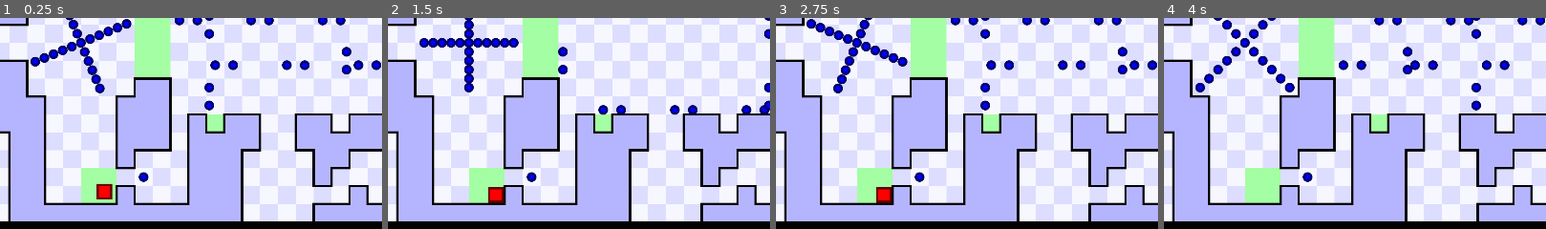
Above: before the commit, frames 1-4 (left to right).
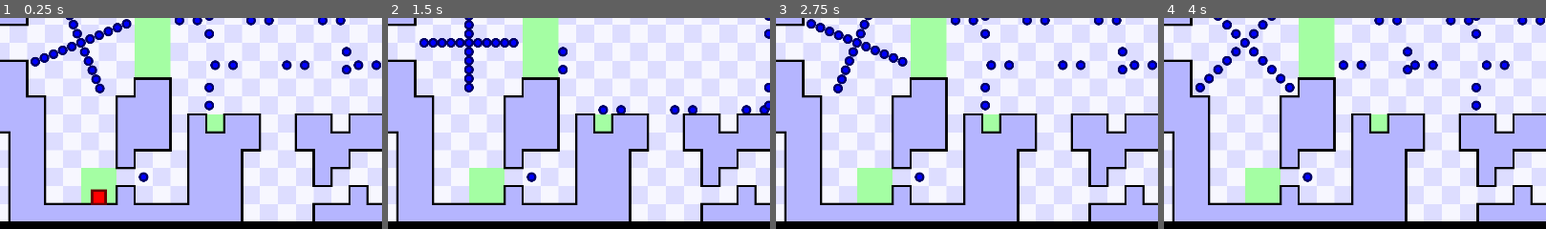
Above: after the commit, the same moments.

Repository: JustVictorGD/TWHG-Remake-Template
Game: Godot game, scene res://main.tscn
The game is run twice, just before and just after one commit, with the same random seed, the same clock (stepped at 60 frames per second) and the same inputs.
Inputs:
- Up to frame 1 (0.25 s): no input
- Up to frame 2 (1.5 s): hold D (right) 0.53-1.28 s; hold S (down) from 1.28 s (still down)
- Up to frame 3 (2.75 s): release S (down) at 2.03 s; hold D (right) from 2.03 s (still down)
- Up to frame 4 (4 s): release D (right) at 2.78 s; hold W (up) 2.78-3.53 s; hold A (left) from 3.53 s (still down)
The pictures show only the part of the screen within x 14-64%, y 44-94%; the shares and areas given below are measured in that part.

The runs differ from the first frame. In frame 1, 0.5% of the frame differs, in the area x 23-30%, y 78-89%; in frame 2, 0.3%; in frame 3, 0.3%; in frame 4, nothing differs.

Commit message:
Wall collision no longer AS buggy.

Diff:
--- a/scripts/autoloads/collider.gd
+++ b/scripts/autoloads/collider.gd
@@ -61,8 +61,18 @@
 
 
 # Larger functions.
-func push_out_of_walls(dynamic_rect: Rect2, given_walls: Array[Rect2]) -> Vector2:
-	var proposed_movement: Vector2 = Vector2.ZERO
+func push_out_of_walls(hitbox: Rect2, subpixels: Vector2i, given_walls: Array[Rect2]) -> Vector2:
+	var limit: Vector2i
+
+	var intersections: Array[Rect2]
+
+
+	return Vector2.ZERO
+
+
+
+func dont_use(dynamic_rect: Rect2, given_walls: Array[Rect2]) -> Vector2:
+	var proposed_movement: Vector2 = get_center(dynamic_rect)
 
 	var half_size: float = dynamic_rect.size.x / 2
 
--- a/scripts/player.gd
+++ b/scripts/player.gd
@@ -11,12 +11,12 @@
 	RANGE = 1000
 }
 
+# Movement
 var subpixels: Vector2i = Vector2i(subpixel.DEFAULT, subpixel.DEFAULT)
-var movement_direction: Vector2i = Vector2i.ZERO # Primarily used for corner sliding.
-var speed: int = 500 # Subpixels/s
-var internal_position: Vector2
 
-var velocity: Vector2i
+var speed: float = 1
+var movement_direction: Vector2 = Vector2.ZERO # Primarily used for corner sliding.
+var velocity: Vector2
 
 # Physics
 var hitbox: Rect2 = Rect2(position - PLAYER_SIZE / 2, PLAYER_SIZE)
@@ -39,7 +39,8 @@
 
 
 func _ready() -> void:
-	internal_position = Collider.get_center(Collider.checkpoints[last_checkpoint_id].hitbox)
+	position = Collider.get_center(Collider.checkpoints[last_checkpoint_id].hitbox)
+
 	Collider.player = self
 
 	sliding_sensitivity += 1
@@ -55,9 +56,7 @@
 func movement_update() -> void:
 	velocity = Vector2.ZERO
 
-	#velocity.y += 0.5 # Conveyor effect
-
-	move(0.25, 0.25)
+	velocity.y += 0.5 # Conveyor effect
 
 	if not dead:
 		movement_direction.x = (int(Input.is_action_pressed("right")) \
@@ -65,39 +64,40 @@
 		movement_direction.y = (int(Input.is_action_pressed("down")) \
 				- int(Input.is_action_pressed("up")))
 
-		velocity += movement_direction * speed
-		subpixels += velocity
+		move(movement_direction * speed)
+		move(velocity)
 
-	position = round(internal_position)
+	move(Collider.corner_slide(hitbox, Collider.walls, \
+			sliding_sensitivity, velocity, movement_direction) * speed)
+
+	#move_to(Collider.push_out_of_walls(hitbox, Collider.walls))
+
+# Adds to the position using the subpixel system.
+func move(movement: Vector2) -> void:
+	subpixels += Vector2i(movement * 1000)
+
+	while subpixels.x > subpixel.MAX:
+		subpixels.x -= subpixel.RANGE
+		position.x += 1
+	while subpixels.x < subpixel.MIN:
+		subpixels.x += subpixel.RANGE
+		position.x -= 1
+	while subpixels.y > subpixel.MAX:
+		subpixels.y -= subpixel.RANGE
+		position.y += 1
+	while subpixels.y < subpixel.MIN:
+		subpixels.y += subpixel.RANGE
+		position.y -= 1
+
+	position = round(position)
 	hitbox = Rect2(position - PLAYER_SIZE / 2, PLAYER_SIZE)
 	test_box = Rect2(position - PLAYER_SIZE, PLAYER_SIZE * 2)
 
-	internal_position += Collider.corner_slide(hitbox, Collider.walls, \
-			sliding_sensitivity, velocity, movement_direction) * speed
+# Sets the position using the subpixel system.
+func move_to(given_position: Vector2) -> void:
+	position = floor(given_position)
+	subpixels = Vector2i((given_position - position) * 1000)
 
-	position = round(internal_position)
-	hitbox = Rect2(position - PLAYER_SIZE / 2, PLAYER_SIZE)
-	test_box = Rect2(position - PLAYER_SIZE, PLAYER_SIZE * 2)
-
-	internal_position += Collider.push_out_of_walls(hitbox, Collider.walls)
-
-# Changes the position while supporting the subpixel system.
-func move(x: float, y: float) -> void:
-	subpixels.x += int(x * 1000)
-	subpixels.y += int(y * 1000)
-
-	while subpixels.x > subpixel.MAX:
-		subpixels.x -= subpixel.RANGE
-		internal_position.x += 1
-	while subpixels.x < subpixel.MIN:
-		subpixels.x += subpixel.RANGE
-		internal_position.x -= 1
-	while subpixels.y > subpixel.MAX:
-		subpixels.y -= subpixel.RANGE
-		internal_position.y += 1
-	while subpixels.y < subpixel.MIN:
-		subpixels.y += subpixel.RANGE
-		internal_position.y -= 1
 
 
 #region Object Collision
@@ -153,13 +153,13 @@
 	if respawn_animation.active == true:
 		$CanvasGroup.self_modulate.a = respawn_animation.get_progress()
 
-	position = round(internal_position) # Purely visual
+	print_position()
 
 
 func respawn() -> void:
 	if last_checkpoint_id != -1:
-		internal_position = Collider.get_center(Collider.checkpoints[last_checkpoint_id].hitbox)
-		position = round(internal_position)
+		position = Collider.get_center(Collider.checkpoints[last_checkpoint_id].hitbox)
+		position = round(position)
 
 	respawn_animation.reset_and_play()
 	GlobalSignal.player_respawn.emit()
@@ -169,3 +169,8 @@
 
 func finish() -> void:
 	invincible = true
+
+
+func print_position() -> void:
+	# Explanation at: https://docs.godotengine.org/en/stable/tutorials/scripting/gdscript/gdscript_format_string.html#padding
+	print("X = %s.%03d, Y = %s.%03d" % [position.x, subpixels.x, position.y, subpixels.y])
